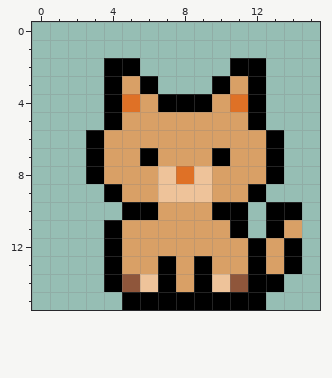
Edited in one commit: pixel-art file (artwork/kat.aseprite). Above: the version before the commit.
16x16 pixels, 1 frame. The old version is drawn lined up with the new one.
Once edited:
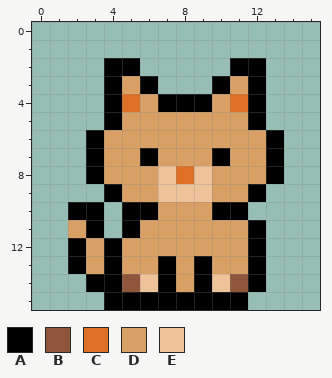
Palette (. is transparent): A #000000  B #8f563b  C #df7126  D #d9a066  E #eec39a
Message: Update kat.png (mirrored) Co-Authored-By: Claude Opus 4.8 (1M context) <noreply@anthropic.com>
Difference:
whole drawing moved by +1,+0 (the old picture is shown already moved)
The edit adds colour A in row 10 at x 2 to 3; in row 11 at x 3 and 12; in rows 12 to 13 at x 2; in row 14 at x 3; in row 15 at x 4.
Colour D gives way to colour A in row 11 at x 5.
The edit adds colour D in row 11 at x 2; in rows 12 to 13 at x 3.
Colour A gives way to colour D in row 11 at x 11.
The edit erases colour A in row 10 at x 13 to 14; in row 11 at x 4 and 13; in rows 12 to 13 at x 14; in row 14 at x 13; in row 15 at x 12.
The edit erases colour D in row 11 at x 14; in rows 12 to 13 at x 13.
